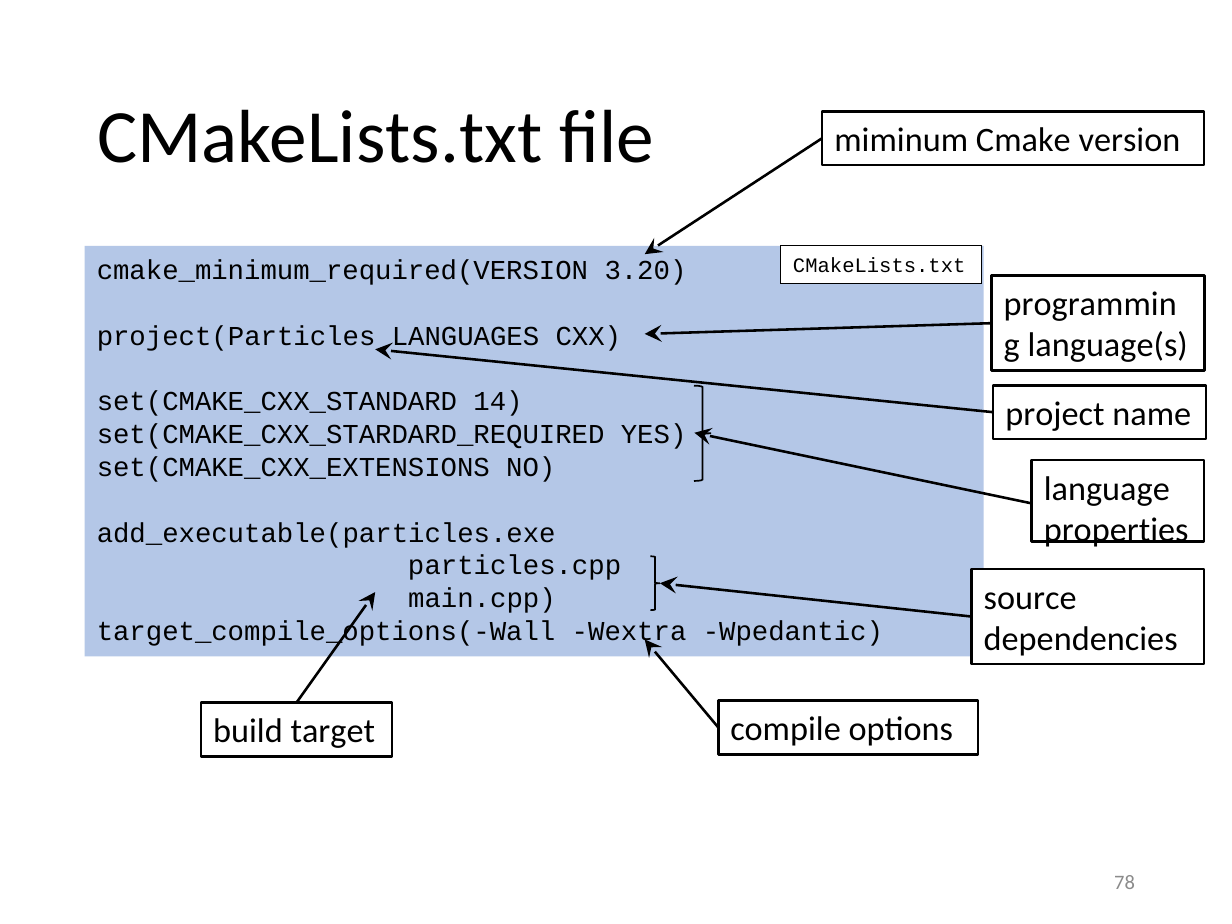
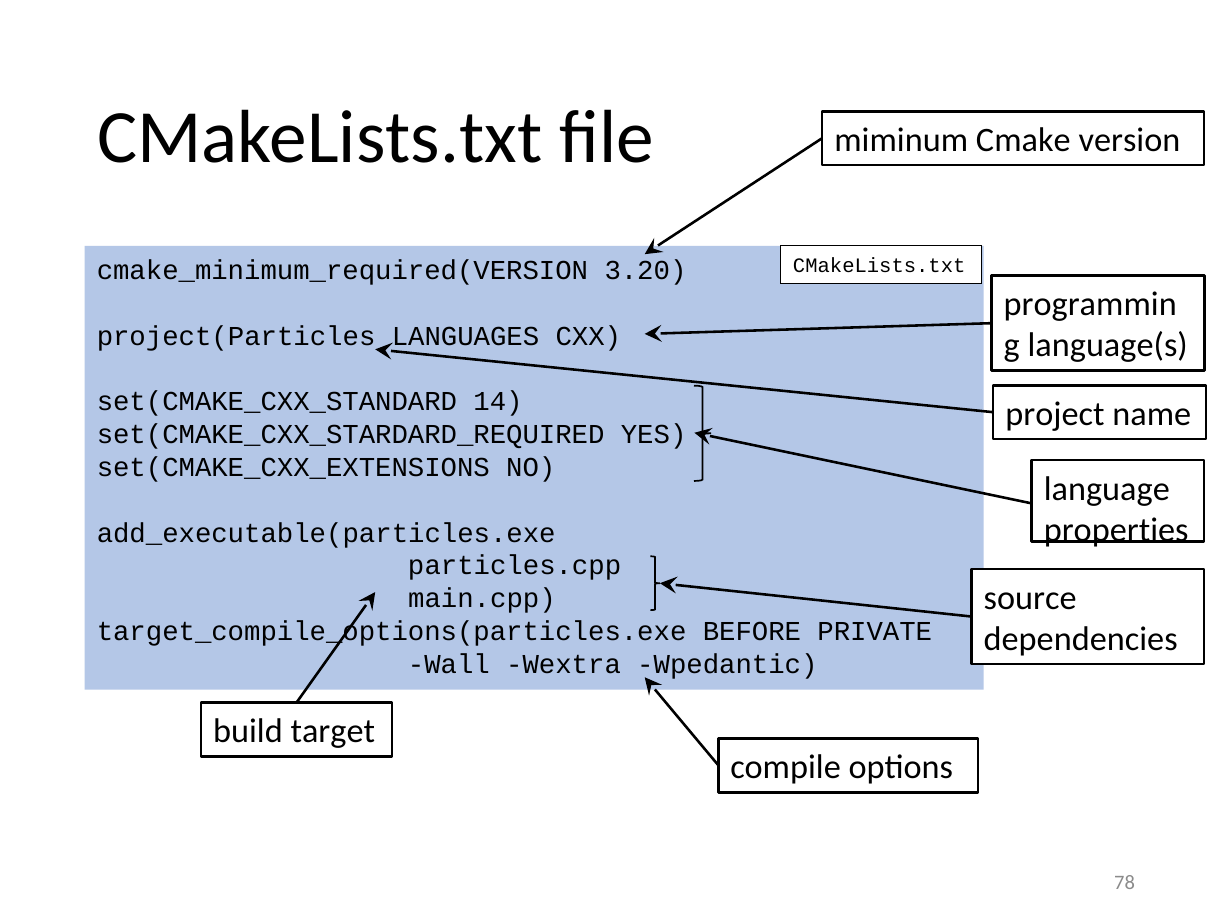
Before and after one commit to gjbex/Scientific-C-plus-plus, a slide deck: slide 78 of scientific_cpp.pptx. Drawn at 1232x924 pixels with LibreOffice and Linux fonts; fonts in the diff are those of the drawing. Boxes give left, top, right and bottom in pixels: in the first picture for what was removed or moved away, otherwise in the second. Text is boxed around its words. In the diff, an @@ line names an element or a change of style, - is before the commit and + after.

Commit message:
Fix target compile options directive

```diff
--- a/scientific_cpp.pptx
+++ b/scientific_cpp.pptx
@@ rectangle "cmake_minimum_required(VERSION 3.20)": place and size @@
-rectangle "cmake_minimum_required(VERSION 3.20)" at <box>85,246,984,657</box>
+rectangle "cmake_minimum_required(VERSION 3.20)" at <box>85,246,984,690</box>
@@ text in rectangle at <box>97,621,932,681</box>: text changed @@
-target_compile_options(-Wall -Wextra -Wpedantic)
+target_compile_options(particles.exe BEFORE PRIVATE
+-Wall -Wextra -Wpedantic)
@@ arrow moved from (718, 728) - (644, 639) to (718, 765) - (644, 678) @@
@@ rectangle "compile options": place and size @@
-rectangle "compile options" at <box>718,701,978,755</box>
+rectangle "compile options" at <box>718,738,978,792</box>
```
